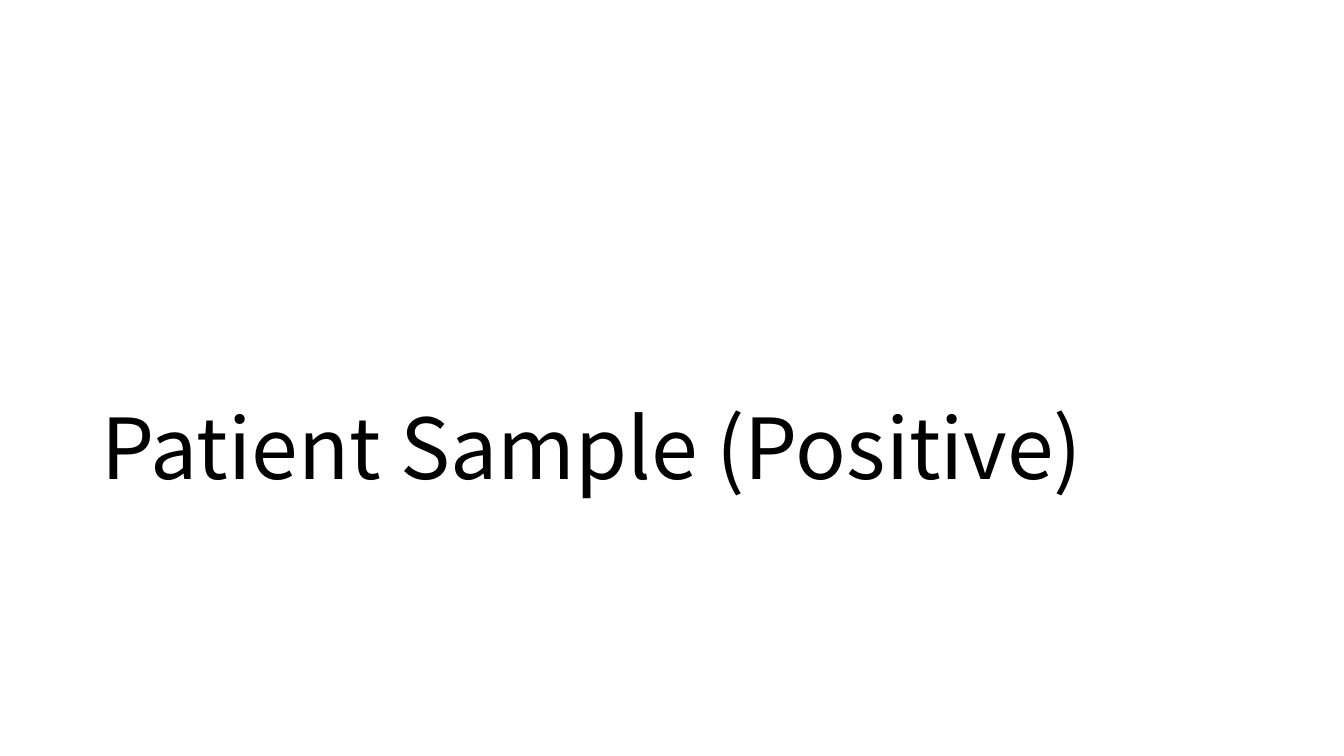
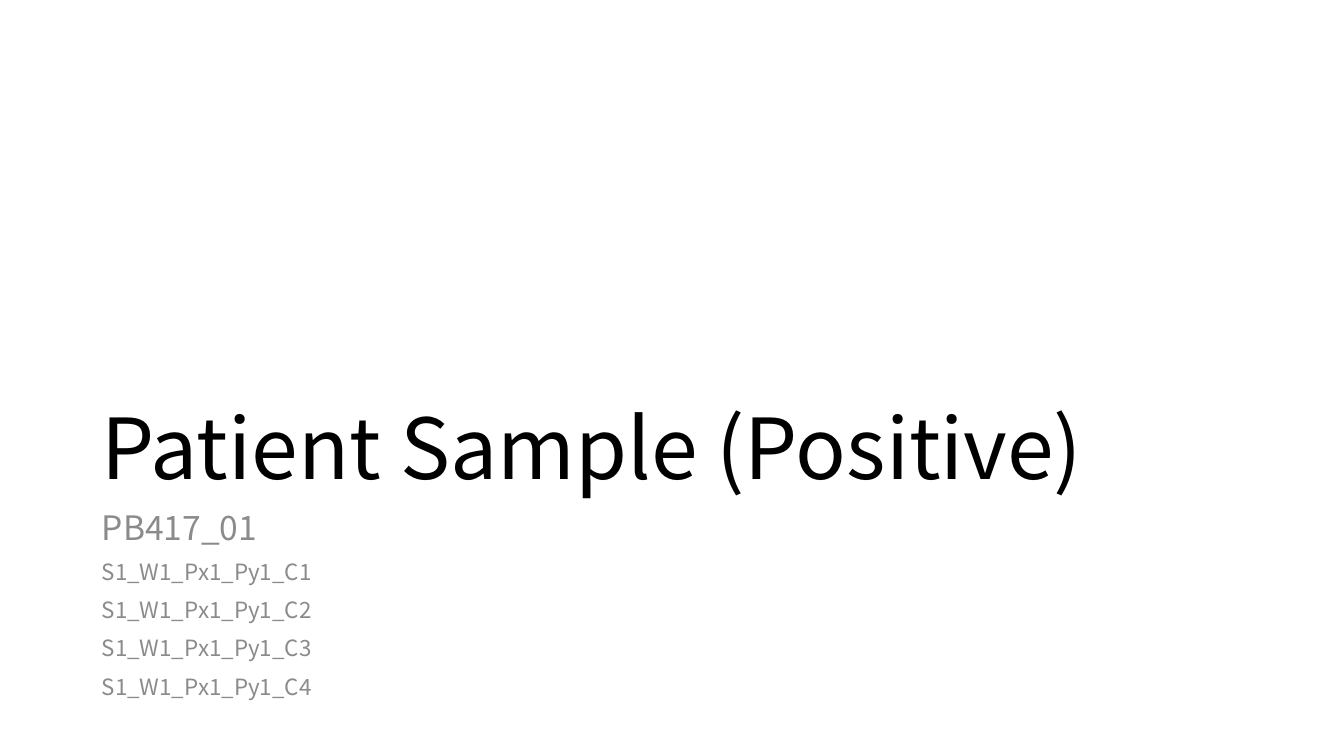
Before and after one commit to HeesooSong/UNIST_internship, a slide deck: slide 2 of Progress Update/20221115_Progress Update.pptx. Drawn at 1344x756 pixels with LibreOffice and Linux fonts; fonts in the diff are those of the drawing. Boxes give left, top, right and bottom in pixels: in the first picture for what was removed or moved away, otherwise in the second. Text is boxed around its words. In the diff, an @@ line names an element or a change of style, - is before the commit and + after.

```diff
--- a/Progress Update/20221115_Progress Update.pptx
+++ b/Progress Update/20221115_Progress Update.pptx
@@ text added at <box>102,515,312,700</box>, 16 pt, text #8C8C8C @@
+PB417_01
+S1_W1_Px1_Py1_C1
+S1_W1_Px1_Py1_C2
+S1_W1_Px1_Py1_C3
+S1_W1_Px1_Py1_C4
```
Also in this commit, not shown: 5 other slides changed, 5 slides added, 1 slide removed, 5 other files.
